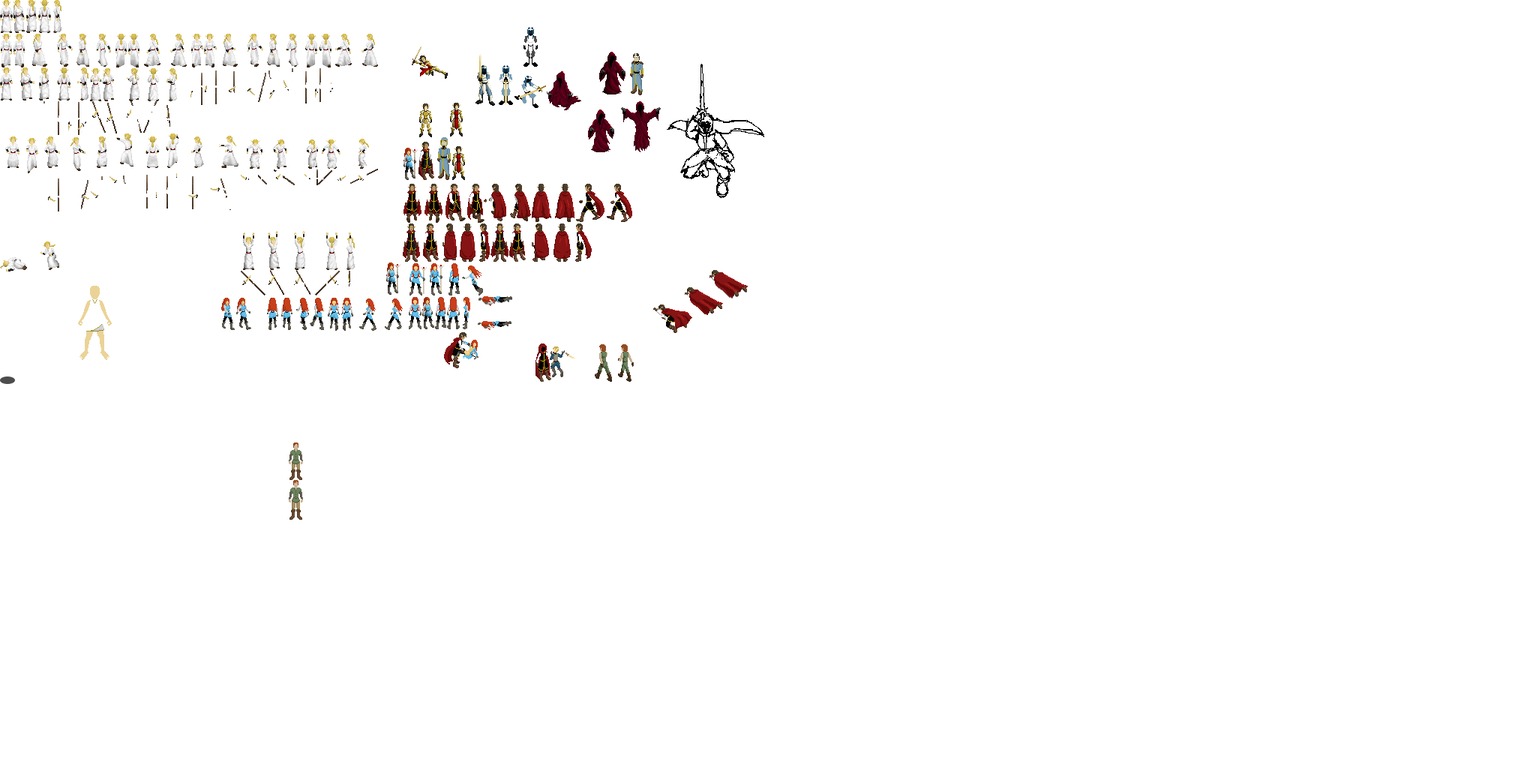
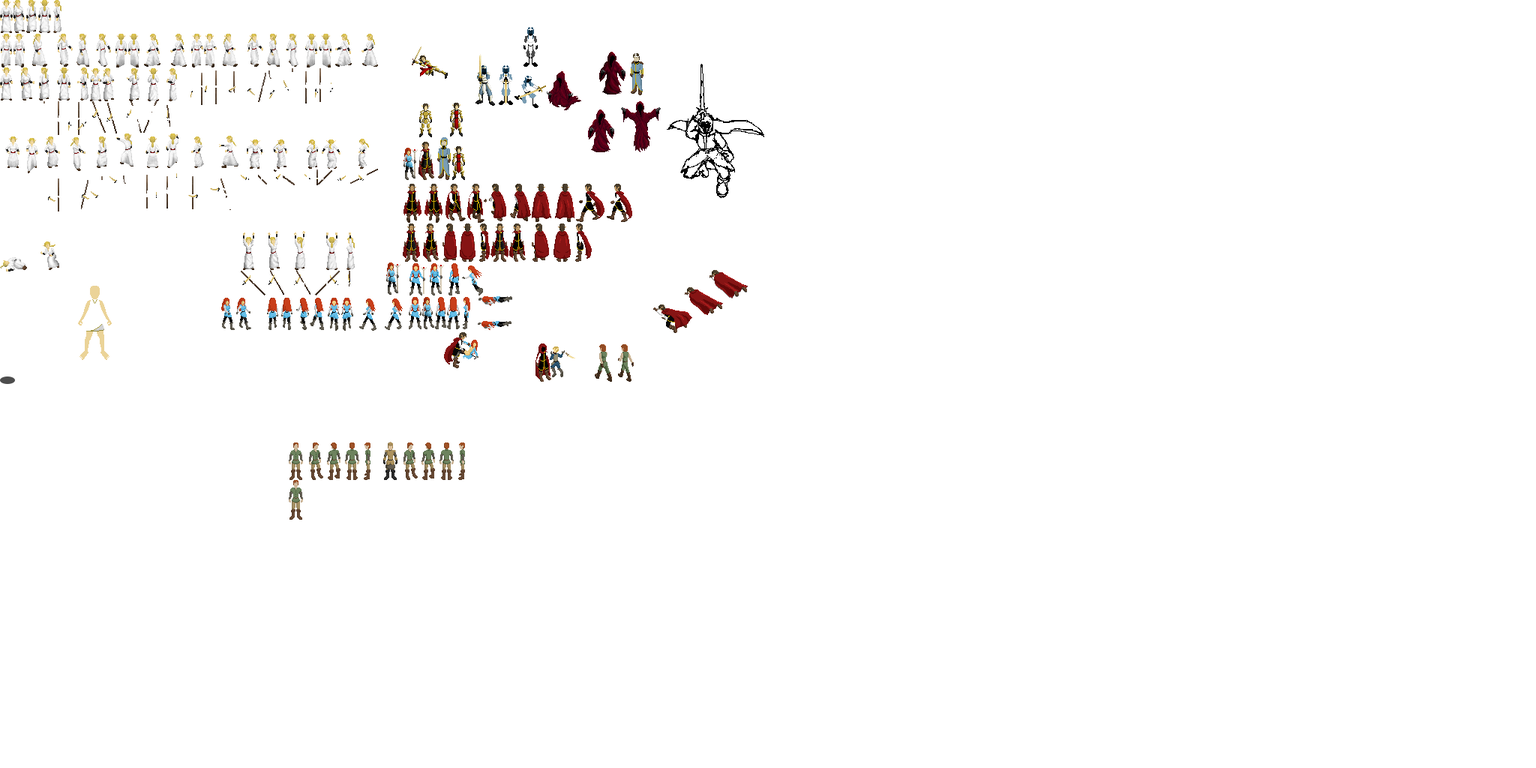
Revision of a layered 1536px x 768px image; what changed, layer by layer:
painted on "background" over [290, 441, 465, 480]
